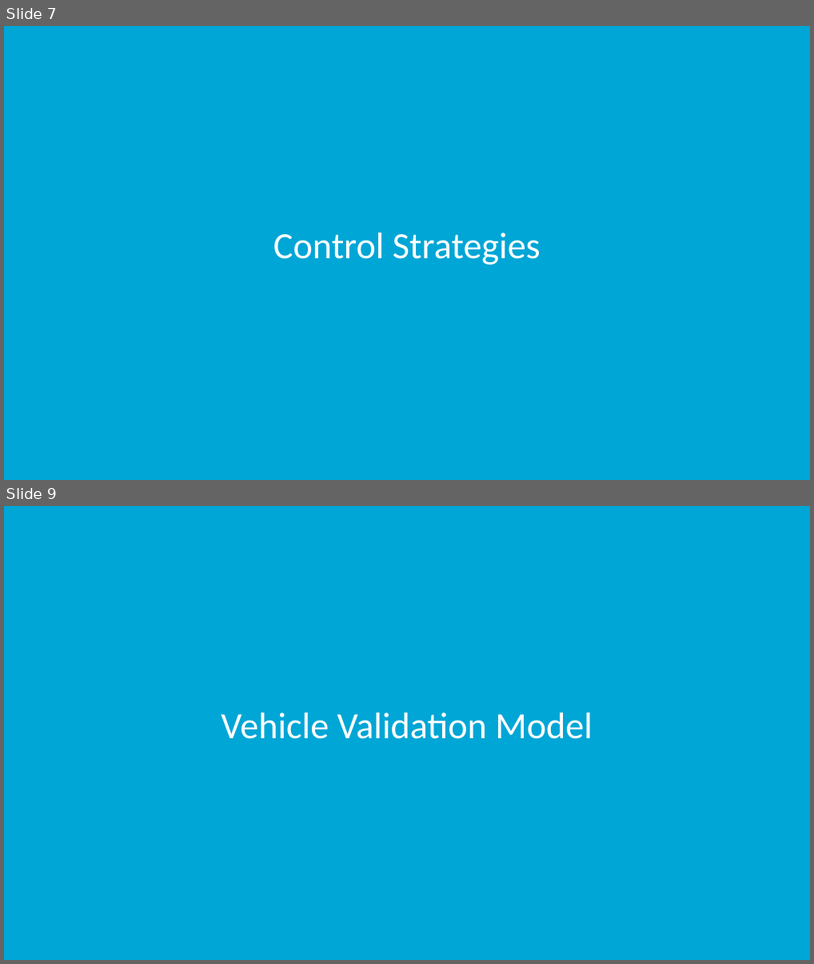
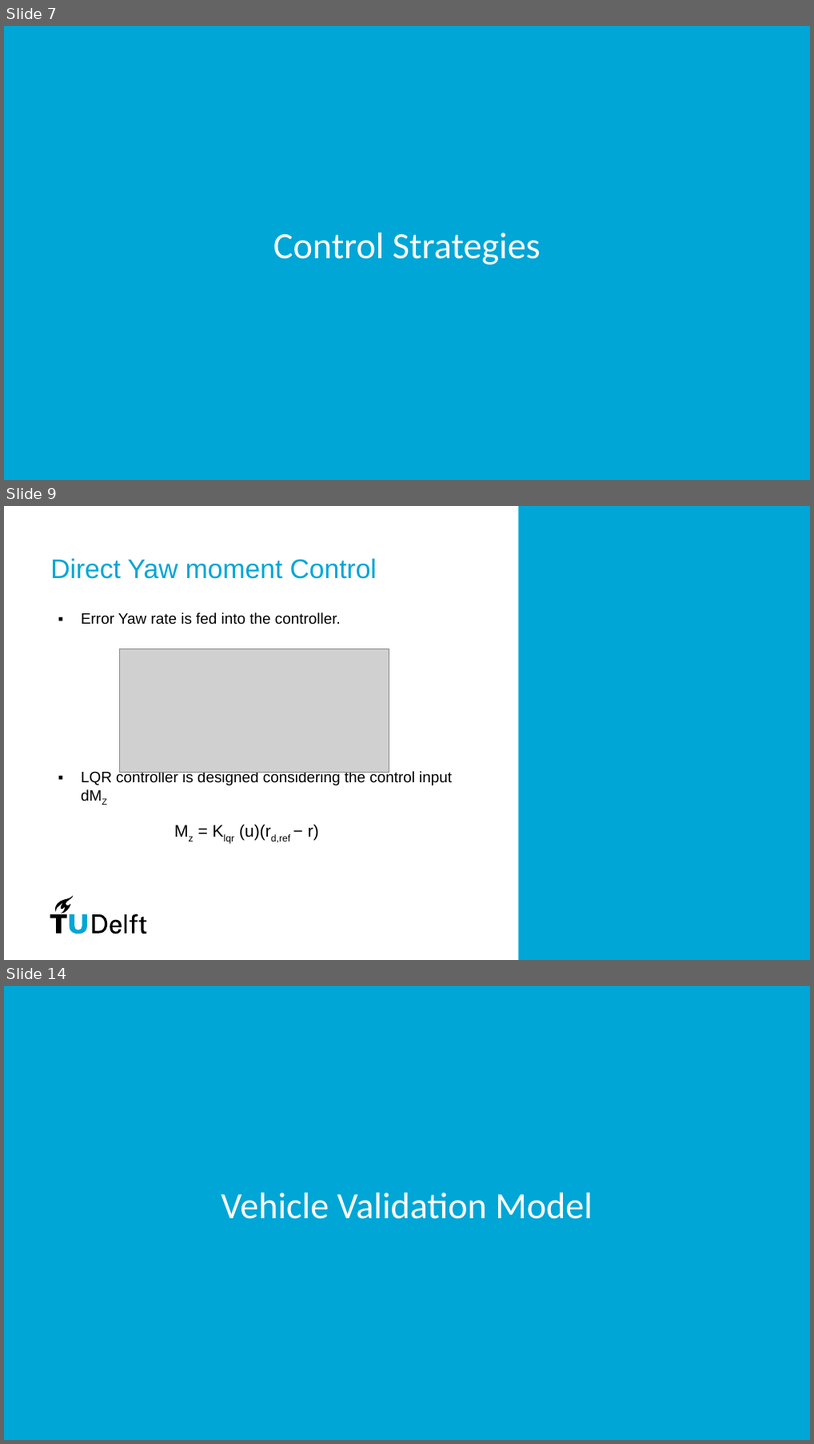
Before and after one commit to PavanPrasad-HG/Vehicle-Dynamics-Control, a slide deck: GP/Group5_GP/Group Presentation.pptx. Shown one above the other, each under a label of ours: slides 7 and 9 before the commit, slides 7, 9 and 14 after it; the slides between them are not shown. The pictures are 814x964 and 814x1444 pixels, drawn with LibreOffice and Linux fonts; fonts in the diff are those of the drawing; grey boxes stand for pictures; background and template pictures are left out. Boxes give left, top, right and bottom in pixels: in the first picture for what was removed or moved away, otherwise in the second. Text is boxed around its words. In the diff, an @@ line names an element or a change of style, - is before the commit and + after.

```diff
--- a/GP/Group5_GP/Group Presentation.pptx
+++ b/GP/Group5_GP/Group Presentation.pptx
@@ slide 9 added at [4,506,810,960], background #FFFFFF @@
@@ rectangle added at [519,506,810,960], fill #00A6D6 @@
@@ title added at [50,558,377,579], 32 pt, text #00A6D6 @@
+Direct Yaw moment Control
@@ text added at [81,612,452,785], 18 pt, text #000000 @@
+▪ Error Yaw rate is fed into the controller.
+▪ LQR controller is designed considering the control input dMZ
@@ picture added at [120,648,390,772] @@
@@ text added at [239,824,319,843], 20 pt, text #000000 @@
+Mz = Klqr (u)(rd,ref − r)
@@ group added at [50,896,146,934]: 7 freeform shapes, 1 rectangle @@
@@ what was slide 9 is now slide 14 @@
```
Also in this commit, not shown: 4 slides changed, 4 other slides added, 1 other file.
